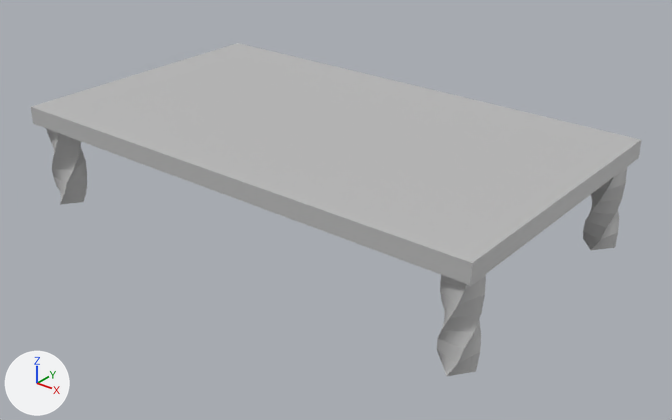
Renders of the FBX model My Hollow Signals/Assets/Art/FBX/Props/Placeholder furniture/Mesa_Salon.fbx from each side of a commit.
The view is the same before and after, from a camera (50 mm lens) standing at (8.21, -9.95, 6.42) and looking at (0.31, -0.07, 0.3). The axes (+X, +Y, +Z) are drawn at lower left. The lights are the same throughout. The picture after the commit comes second. Where no turn or scale is listed for an object, it has been applied to the vertices.

In view in the first picture: 'Mesa_Salon_Geo'.
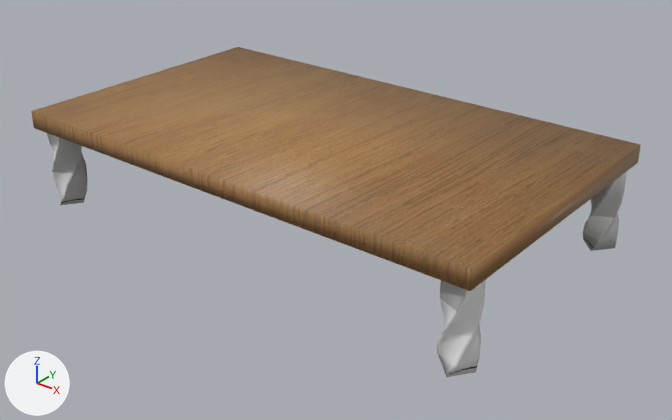
Pixel boxes [x1, y1, x2, y2] of what changed, in the pictures (672 x 420 px; the box of a moved part takes in the faces that stretch with it):
'Mesa_Salon_Geo', reshaped, recoloured: before [31, 43, 641, 376]; after [31, 47, 641, 377]
part 1 of me_mesh, moved or reshaped: before [31, 43, 641, 285]; after [31, 47, 641, 291]
part 2 of me_mesh, moved or reshaped: before [437, 274, 486, 376]; after [437, 280, 485, 377]
part 3 of me_mesh, moved or reshaped: before [583, 167, 627, 250]; after [583, 172, 626, 251]
part 4 of me_mesh, moved or reshaped: before [47, 129, 87, 204]; after [47, 133, 87, 205]
part 5 of me_mesh, recoloured: [38, 47, 636, 263] in both
part 6 of me_mesh, recoloured: [31, 111, 472, 285] in both
part 7 of me_mesh, recoloured: [471, 145, 641, 285] in both
part 8 of me_mesh, recoloured: [48, 134, 87, 204] in both
part 9 of me_mesh, recoloured: [437, 280, 485, 376] in both
part 10 of me_mesh, recoloured: [583, 172, 626, 250] in both

The edits, one by one:
Picture 'TablaMesa.psd' (img_tablamesa_psd) is new.
Picture 'PatasMetal.psd' (img_patasmetal_psd) is new.
Material 'TablaMesa' (mat_tablamesa) is new.
Its texture is img_tablamesa_psd.
Material 'PatasMetalicas' (mat_patasmetalicas) is new.
Its texture is img_patasmetal_psd.
me_mesh is used by ob_mesa_salon_geo; location (0.0, 0.0, 0.81).
me_mesh had 1552 vertices, 1542 faces and spanned x -3.93..3.93, y -2.28..2.28, z -0.8..0.8.
me_mesh now has 1552 vertices, 1542 faces and spans x -3.93..3.93, y -2.28..2.28, z -0.81..0.73.
me_mesh part 1: the loose piece of 8 vertices spanning x -3.93..3.93, y -2.28..2.28, z 0.51..0.8 is moved by (0.0, 0.0, -0.07).
me_mesh part 2: the loose piece of 386 vertices spanning x 3.41..3.9, y -2.25..-1.68, z -0.8..0.76 is scaled about its middle by (1, 1, 0.922), then moved by (0.0, 0.0, -0.07).
me_mesh part 3: the loose piece of 386 vertices spanning x 3.41..3.89, y 1.65..2.22, z -0.8..0.76 is scaled about its middle by (1, 1, 0.922), then moved by (0.0, 0.0, -0.07).
me_mesh part 4: the loose piece of 386 vertices spanning x -3.87..-3.39, y -2.22..-1.65, z -0.79..0.77 is scaled about its middle by (1, 1, 0.922), then moved by (0.0, 0.0, -0.07).
me_mesh part 5: all 3 faces centred in x 0.0, y 0.0..2.28, z 0.52..0.79 switch from mat_lambert1 (grey #bcbcbc) to mat_tablamesa (picture img_tablamesa_psd).
me_mesh part 6: the 1 face centred in x 0.0, y -2.28, z 0.66 switches from mat_lambert1 (grey #bcbcbc) to mat_tablamesa (picture img_tablamesa_psd).
me_mesh part 7: the 1 face centred in x 3.92, y 0.0, z 0.65 switches from mat_lambert1 (grey #bcbcbc) to mat_tablamesa (picture img_tablamesa_psd).
me_mesh part 8: all 384 faces centred in x -3.86..-3.41, y -2.19..-1.68, z -0.79..0.77 switch from mat_lambert1 (grey #bcbcbc) to mat_patasmetalicas (picture img_patasmetal_psd).
me_mesh part 9: all 384 faces centred in x 3.43..3.88, y -2.22..-1.71, z -0.8..0.76 switch from mat_lambert1 (grey #bcbcbc) to mat_patasmetalicas (picture img_patasmetal_psd).
me_mesh part 10: all 384 faces centred in x 3.43..3.87, y 1.67..2.19, z -0.8..0.76 switch from mat_lambert1 (grey #bcbcbc) to mat_patasmetalicas (picture img_patasmetal_psd).
Other edits to the shape of me_mesh do not show in these pictures.
